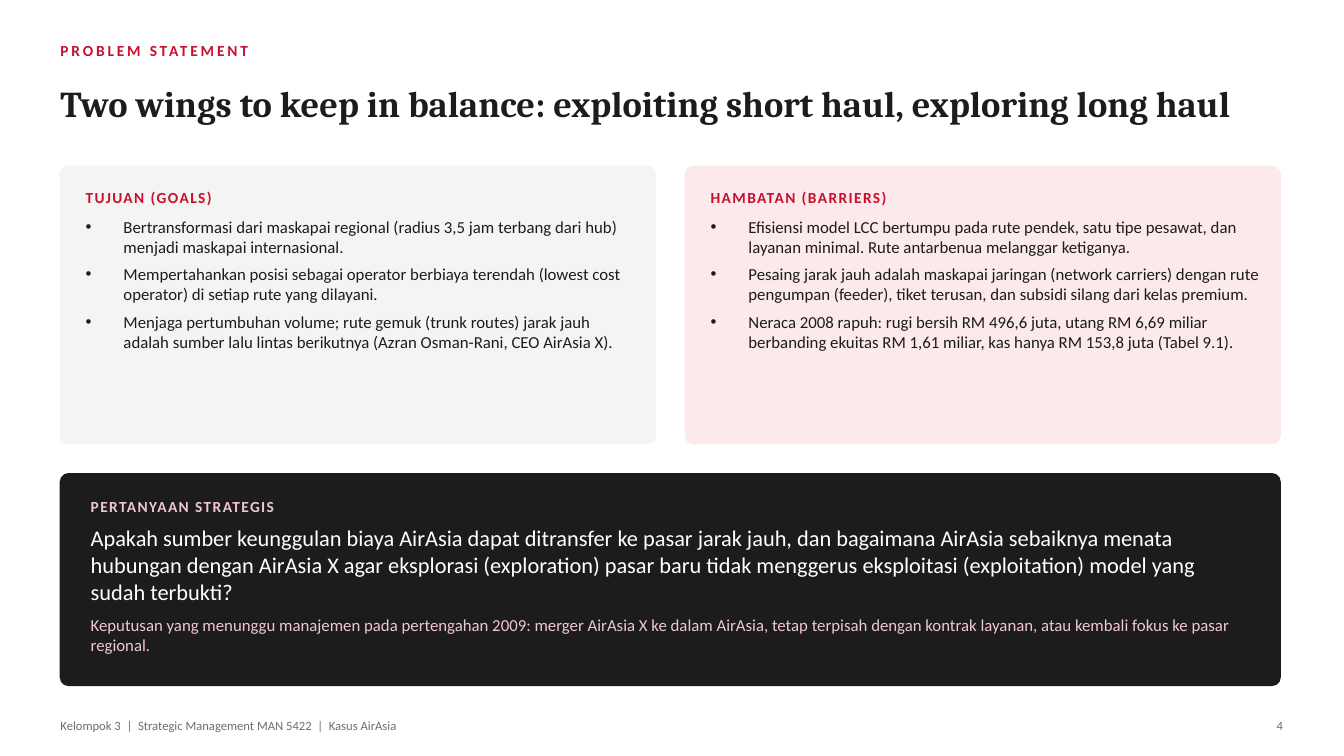
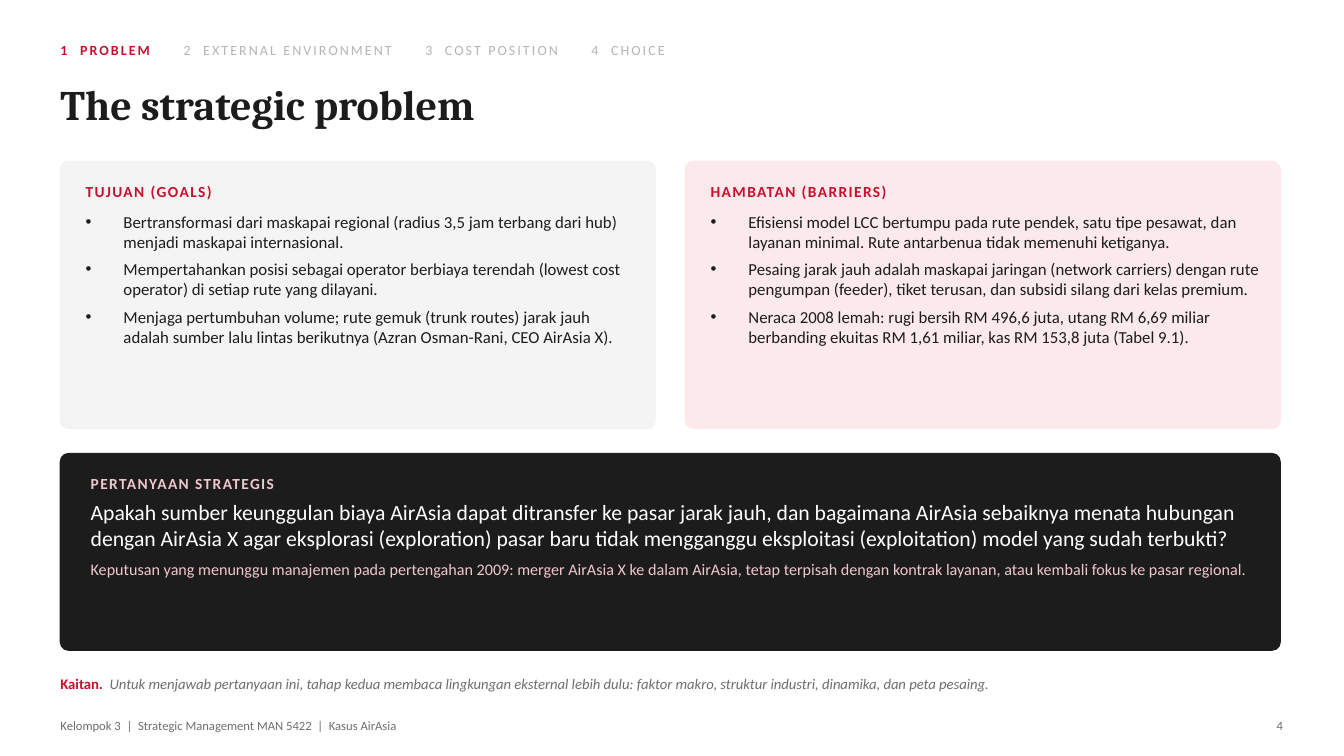
Before and after one commit to aslihabnuri/Dom-Manipulation, a slide deck: slide 4 of strategic-management/airasia-case/SMJKT_Group 3_Aslih_Case AirAsia.pptx. Drawn at 1344x756 pixels with LibreOffice and Linux fonts; fonts in the diff are those of the drawing. Boxes give left, top, right and bottom in pixels: in the first picture for what was removed or moved away, otherwise in the second. Text is boxed around its words. In the diff, an @@ line names an element or a change of style, - is before the commit and + after.

```diff
--- a/strategic-management/airasia-case/SMJKT_Group 3_Aslih_Case AirAsia.pptx
+++ b/strategic-management/airasia-case/SMJKT_Group 3_Aslih_Case AirAsia.pptx
@@ text added at (60,46,665,55), 10 pt, text #B5B5B5 @@
+1 PROBLEM 2 EXTERNAL ENVIRONMENT 3 COST POSITION 4 CHOICE
@@ text at (60,90,475,130): text changed; size 11 to 30 pt; font Calibri to Cambria; text colour #C8102E to #1C1C1C @@
-PROBLEM STATEMENT
+The strategic problem
@@ text removed at (60,91,1230,125) @@
-Two wings to keep in balance: exploiting short haul, exploring long haul
@@ rounded rectangle: place and size @@
-rounded rectangle at (60,166,655,444)
+rounded rectangle at (60,161,655,429)
@@ text "TUJUAN (GOALS)": place and size @@
-text "TUJUAN (GOALS)" at (86,191,212,205)
+text "TUJUAN (GOALS)" at (86,185,212,199)
@@ rounded rectangle: place and size @@
-rounded rectangle at (686,166,1280,444)
+rounded rectangle at (686,161,1280,429)
@@ text "HAMBATAN (BARRIERS)": place and size @@
-text "HAMBATAN (BARRIERS)" at (711,191,887,205)
+text "HAMBATAN (BARRIERS)" at (711,185,887,199)
@@ text "Bertransformasi dari maskapai regional (radius ...": place and size @@
-text "Bertransformasi dari maskapai regional (radius ..." at (123,221,620,351)
+text "Bertransformasi dari maskapai regional (radius ..." at (123,216,620,346)
@@ text at (748,216,1237,251): text changed @@
-• Efisiensi model LCC bertumpu pada rute pendek, satu tipe pesawat, dan layanan minimal. Rute antarbenua melanggar ketiganya.
+• Efisiensi model LCC bertumpu pada rute pendek, satu tipe pesawat, dan layanan minimal. Rute antarbenua tidak memenuhi ketiganya.
@@ text at (748,311,1210,346): text changed @@
-• Neraca 2008 rapuh: rugi bersih RM 496,6 juta, utang RM 6,69 miliar berbanding ekuitas RM 1,61 miliar, kas hanya RM 153,8 juta (Tabel 9.1).
+• Neraca 2008 lemah: rugi bersih RM 496,6 juta, utang RM 6,69 miliar berbanding ekuitas RM 1,61 miliar, kas RM 153,8 juta (Tabel 9.1).
@@ proportions changed in 3 elements at (60,161,655,429), (686,161,1280,429), (60,454,1280,650) @@
@@ rounded rectangle: place and size @@
-rounded rectangle at (60,474,1280,686)
+rounded rectangle at (60,454,1280,650)
@@ text "PERTANYAAN STRATEGIS": place and size @@
-text "PERTANYAAN STRATEGIS" at (91,502,274,512)
+text "PERTANYAAN STRATEGIS" at (91,479,274,489)
@@ text at (91,505,1235,550): text changed; size 16 to 15.5 pt @@
-Apakah sumber keunggulan biaya AirAsia dapat ditransfer ke pasar jarak jauh, dan bagaimana AirAsia sebaiknya menata hubungan dengan AirAsia X agar eksplorasi (exploration) pasar baru tidak menggerus eksploitasi (exploitation) model yang sudah terbukti?
+Apakah sumber keunggulan biaya AirAsia dapat ditransfer ke pasar jarak jauh, dan bagaimana AirAsia sebaiknya menata hubungan dengan AirAsia X agar eksplorasi (exploration) pasar baru tidak mengganggu eksploitasi (exploitation) model yang sudah terbukti?
@@ text "Apakah sumber keunggulan biaya AirAsia ...": place and size @@
-text "Apakah sumber keunggulan biaya AirAsia ..." at (91,530,1229,654)
+text "Apakah sumber keunggulan biaya AirAsia ..." at (91,505,1245,578)
@@ text at (91,564,1245,578): size 12 to 11.5 pt in "Keputusan yang menunggu manajemen pada pertengahan 2009: ..." @@
@@ text added at (60,679,989,692), 10.5 pt, text #6E6E6E, italic @@
+Kaitan. Untuk menjawab pertanyaan ini, tahap kedua membaca lingkungan eksternal lebih dulu: faktor makro, struktur industri, dinamika, dan peta pesaing.
```
Also in this commit, not shown: 15 other slides changed, 1 slide added, 1 slide removed, 2 other files.
